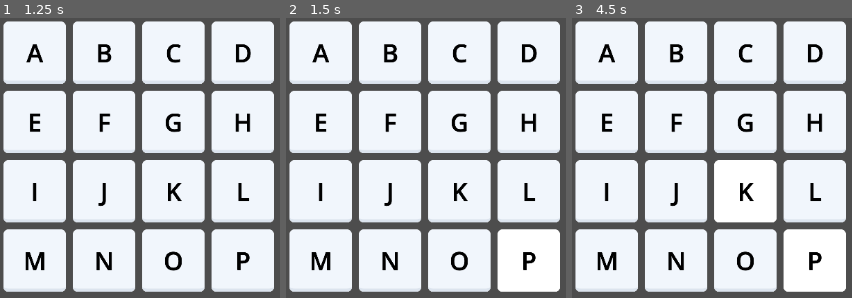
Above: before the commit, frames 1-3 (left to right).
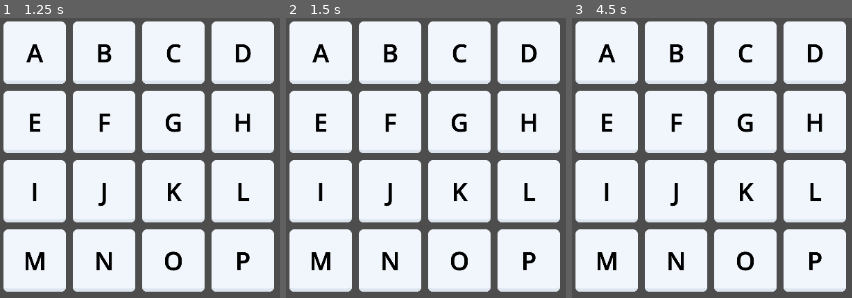
Above: after the commit, the same moments.

Repository: MarcoRizz/quadrati
Game: Godot game, scene res://main.tscn
Two runs of this game, one before a commit and one after it. Both use one fixed random seed, a clock stepped at 60 frames per second and the inputs below.
Inputs (mouse positions are in pixels of both pictures, inside the frame that each line leads up to):
- Up to frame 1 (1.25 s): tap Enter at 0.5 s; move the mouse to (outside the picture) at 0.52 s; press the mouse at (outside the picture) at 0.53 s
- Up to frame 2 (1.5 s): tap Space at 1.25 s; move the mouse to (526, 264) at 1.27 s; release the mouse at (526, 264) at 1.28 s; click (526, 264) at 1.35 s
- Up to frame 3 (4.5 s): tap Enter at 2, 3.5 s; move the mouse to (outside the picture) at 2.02 s; press the mouse at (outside the picture) at 2.03 s; tap Space at 2.75, 4.25 s; move the mouse to (outside the picture) at 2.77 s; release the mouse at (outside the picture) at 2.78 s; click (outside the picture) at 2.85 s; move the mouse to (outside the picture) at 3.52 s; press the mouse at (outside the picture) at 3.53 s; move the mouse to (731, 174) at 4.27 s; release the mouse at (731, 174) at 4.28 s; click (731, 174) at 4.35 s

Frame 1 is identical in both runs. In frame 2, 0.2% of the frame differs, in the area x 75-98%, y 96-98%; in frame 3, 0.5%, in the area x 50-98%, y 71-98%.

Commit message:
utilizzo di signal e @export

Diff:
--- a/grid.gd
+++ b/grid.gd
@@ -6,7 +6,8 @@
 
 const grid_size := 4
 
-var valid_clic = false
+var valid_clic: bool = false #lo utilizzo per capire se ho iniziato a cliccare una
+#tile, dal momento che le tile successive vengono selezionate solo col passaggio del mouse
 
 #node_tile.scale.x = tile_size / node_tile.texture.get_width()
 
@@ -32,11 +33,24 @@
 		for x in range(grid_size):
 			var tile = node_tile.instantiate()
 			add_child(tile)
+			tile.grid_x = x
+			tile.grid_y = y
 			#ridimensiono in un tile_size x tile_size e posiziono
 			tile.scale.x = tile_size / tile.texture.get_width()
 			tile.scale.y = tile_size / tile.texture.get_height()
 			tile.position = Vector2((tile_size + tile_spacing) * x + tile_spacing / 2, (tile_size + tile_spacing) * y + tile_spacing / 2)
 
 			#assegno le lettere
-			var letter_obj = tile.get_child(0)
+			var letter_obj = tile.get_node("Label")
 			letter_obj.text = json_as_dict.today.grid[y][x]
+			tile.selection.connect(on_tile_selection)
+
+func _input(event):
+	if event is InputEventMouseButton:
+		if event.is_action_released("clic"):
+			valid_clic = false
+
+func on_tile_selection(grid_x, grid_y, letter):
+	valid_clic = true
+	print("selection " + letter)
+	print("position: " + str(grid_x) + ", " + str(grid_y))
--- /dev/null
+++ b/tile.gd
@@ -0,0 +1,36 @@
+extends Sprite2D
+
+signal selection(grid_x, grid_y, letter)
+
+@export var grid_x = 1
+@export var grid_y = 1
+
+var words_array #la userò per segnare quante parole possono passare per la singola lettera
+var state_selected: bool = false
+var origin_modulate: Color = self.modulate
+
+# Called when the node enters the scene tree for the first time.
+func _ready() -> void:
+	pass # Replace with function body.
+
+
+# Called every frame. 'delta' is the elapsed time since the previous frame.
+func _process(delta: float) -> void:
+	if Input.is_mouse_button_pressed(MOUSE_BUTTON_LEFT):
+		if get_parent().valid_clic and get_rect().has_point(get_local_mouse_position()):
+			if not state_selected:
+				selection.emit(grid_x, grid_y, get_node("Label").text)
+				self.modulate = Color(255, 255, 0)
+				state_selected = true
+
+
+
+func _input(event):
+	if event is InputEventMouseButton:
+		if event.is_action_pressed("clic"):
+			if get_rect().has_point(get_local_mouse_position()):
+				get_parent().valid_clic = true
+
+		if event.is_action_released("clic") and state_selected:
+			self.modulate = origin_modulate
+			state_selected = false
--- a/tile.tscn
+++ b/tile.tscn
@@ -1,44 +1,13 @@
 [gd_scene load_steps=3 format=3 uid="uid://c7ftdk55r810x"]
 
 [ext_resource type="Texture2D" uid="uid://c4pjdx1dag458" path="res://tile.png" id="1_ib4yh"]
-
-[sub_resource type="GDScript" id="GDScript_u8at7"]
-script/source = "extends Sprite2D
-
-var letter
-var words_array
-var selected = false
-
-# Called when the node enters the scene tree for the first time.
-func _ready() -> void:
-	pass # Replace with function body.
-
-
-# Called every frame. 'delta' is the elapsed time since the previous frame.
-func _process(delta: float) -> void:
-	if Input.is_mouse_button_pressed(MOUSE_BUTTON_LEFT):
-		if get_parent().valid_clic and get_rect().has_point(get_local_mouse_position()):
-			self.modulate = Color(255, 255, 0)
-			selected = true
-
-
-func _input(event):
-	if event is InputEventMouseButton:
-		if event.is_action_pressed(\"clic\"):
-			if get_rect().has_point(get_local_mouse_position()):
-				get_parent().valid_clic = true
-				selected = true
-				self.modulate = Color(255, 255, 0)
-		if event.is_action_released(\"clic\") and selected:
-			self.modulate = Color(255, 255, 255)
-			selected = false
-"
+[ext_resource type="Script" path="res://tile.gd" id="2_3njg7"]
 
 [node name="tile" type="Sprite2D"]
 scale = Vector2(0.4, 0.4)
 texture = ExtResource("1_ib4yh")
 centered = false
-script = SubResource("GDScript_u8at7")
+script = ExtResource("2_3njg7")
 
 [node name="Label" type="Label" parent="."]
 z_index = 2
